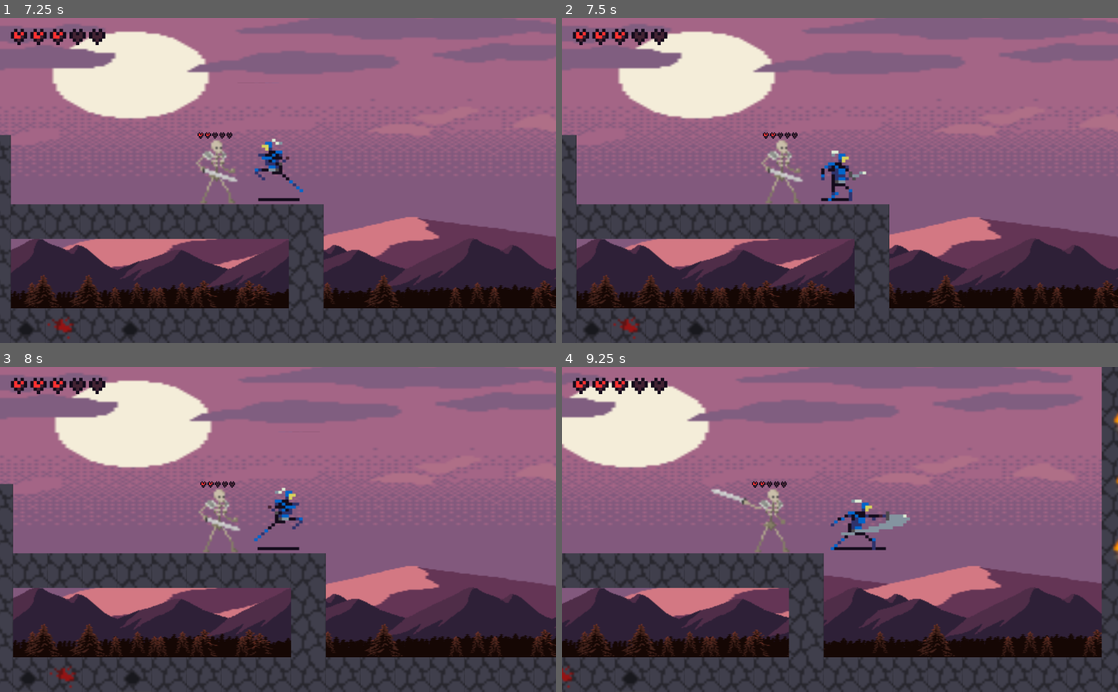
Above: before the commit, frames 1-4 (two rows, left to right).
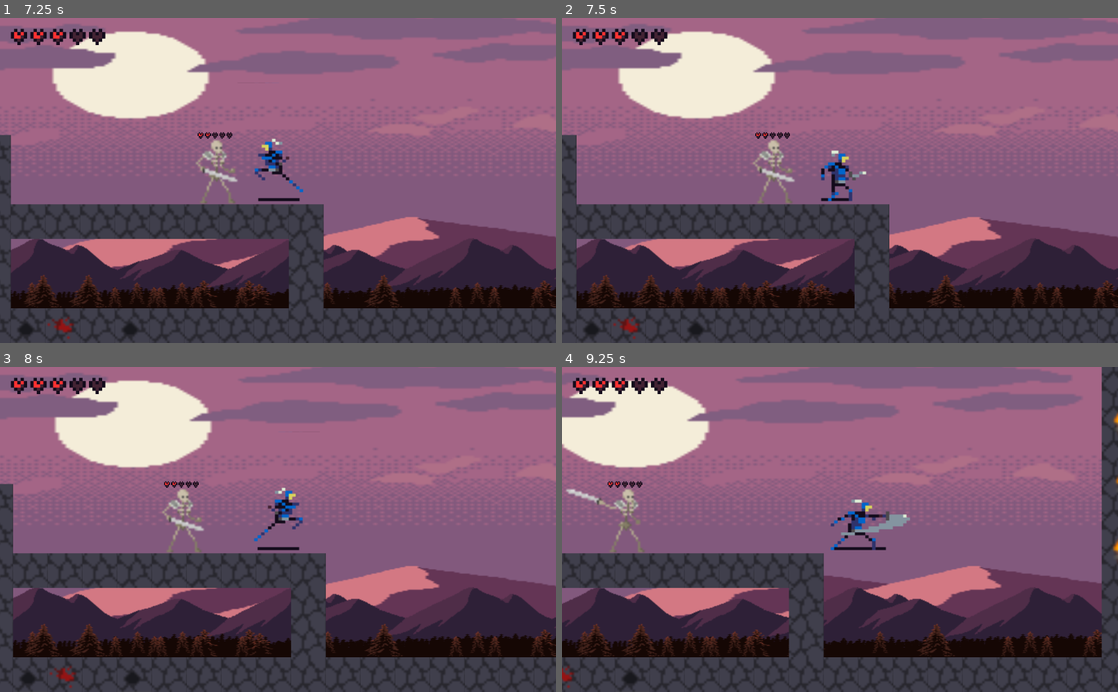
Above: after the commit, the same moments.

Repository: DEDaWil/game_heh
Game: Godot game, scene res://scenes/level.tscn
The game is run twice, just before and just after one commit, with the same random seed, the same clock (stepped at 60 frames per second) and the same inputs.
Inputs (mouse positions are in pixels of both pictures, inside the frame that each line leads up to):
- Up to frame 1 (7.25 s): move the mouse to (400, 164) at 0.52 s; hold D (player_right) 0.53-2.03 s; click (400, 164) at 0.6 s; tap W (player_up) at 0.77, 1.52, 3.02, 3.77, 4.52, 6.02, 6.77 s; move the mouse to (166, 196) at 1.27 s; click (166, 196) at 1.35 s; move the mouse to (333, 109) at 2.02 s; hold A (player_left) 2.03-2.78 s; click (333, 109) at 2.1 s; move the mouse to (250, 245) at 2.77 s; hold D (player_right) 2.78-4.28 s; click (250, 245) at 2.85 s; move the mouse to (444, 229) at 3.52 s; click (444, 229) at 3.6 s; move the mouse to (111, 131) at 4.27 s; hold A (player_left) 4.28-5.03 s; click (111, 131) at 4.35 s; move the mouse to (305, 180) at 5.02 s; hold D (player_right) 5.03-5.78 s; click (305, 180) at 5.1 s; move the mouse to (194, 99) at 5.77 s; hold A (player_left) from 5.78 s (still down); click (194, 99) at 5.85 s; move the mouse to (400, 164) at 6.52 s; click (400, 164) at 6.6 s
- Up to frame 2 (7.5 s): move the mouse to (728, 196) at 7.27 s; release A (player_left) at 7.28 s; hold D (player_right) from 7.28 s (still down); click (728, 196) at 7.35 s
- Up to frame 3 (8 s): keep holding D (player_right); tap W (player_up) at 7.52 s
- Up to frame 4 (9.25 s): keep holding D (player_right); move the mouse to (895, 458) at 8.02 s; click (895, 458) at 8.1 s; move the mouse to (812, 594) at 8.77 s; click (812, 594) at 8.85 s; tap W (player_up) at 9.02 s

Frame 1 is identical in both runs. In frame 2, 0.7% of the frame differs, in the area x 34-44%, y 35-57%; in frame 3, 1.0%; in frame 4, 1.1%, in the area x 0-41%, y 35-57%.

Commit message:
fix some bugs of animations

Diff:
--- a/scripts/skeleton.gd
+++ b/scripts/skeleton.gd
@@ -34,7 +34,7 @@
 func change_direction():
 	direction *= -1
 	$Sprite.flip_h = !$Sprite.flip_h
-	$AttackSprite.flip_h = !$AttackSprite.flip_h
+	#$AttackSprite.flip_h = !$AttackSprite.flip_h
 
 func take_damage(damage, _direction):
 	attackedDirection = _direction
@@ -52,7 +52,6 @@
 		health = 0
 		emit_signal("death")
 	else:
-		$Animation.stop()
 		$Animation.play("TakingDamage")
 		velocity.x = speed * attackedDirection
 		velocity.y = -200
@@ -61,4 +60,5 @@
 
 
 func _on_AutoAttack_timeout():
-	$Animation.play("Attack_" + String((randi() % 2) + 1))
+	if health > 0:
+		$Animation.play("Attack_" + String((randi() % 2) + 1))
